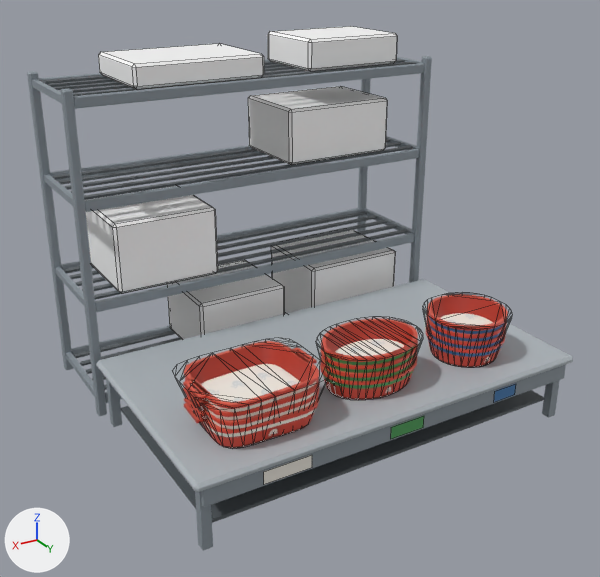
The Blender file art/blender/box_shelf.blend: old version first, new version second.
The view is the same before and after, from a 50 mm camera at (1.78, 3.2, 2.01) aimed at (0.06, 0.33, 0.57). Lighting does not change. The marker at lower left points along +X, +Y and +Z. The first picture is the older version. Mesh edges are drawn as thin lines on the coarser meshes.

The scene before the commit, as lines of its bpy script (objects in view):
```python
me_hull_small_001 = bpy.data.meshes.new('hull_small.001')
me_hull_small_001.from_pydata(...)  # 64 vertices, 124 faces; spans x -0.184..0.184, y -0.184..0.184, z 0.0..0.203
me_hull_small_001.materials.append(mat_mat_outline_hull)  # red #c83f30
me_stack_medium = bpy.data.meshes.new('stack_medium')
me_stack_medium.from_pydata(...)  # 783 vertices, 678 faces; spans x -0.21..0.21, y 0.62..0.94, z 0.31..0.513
# faces by material slot: [288, 390]
me_stack_medium.materials.append(mat_mat_plastic_red)  # its picture is missing
me_stack_medium.materials.append(mat_atlas_box)
me_stack_small = bpy.data.meshes.new('stack_small')
me_stack_small.from_pydata(...)  # 783 vertices, 678 faces; spans x -0.68..-0.34, y 0.61..0.95, z 0.31..0.513
# faces by material slot: [288, 390]
me_stack_small.materials.append(mat_mat_plastic_red)  # its picture is missing
me_stack_small.materials.append(mat_atlas_box)
ob_hull_small = bpy.data.objects.new('hull_small', me_hull_small_001)
ob_hull_small.parent = ob_outlinehull
ob_hull_small.location = (-0.51, 0.78, 0.31)
ob_stack_medium = bpy.data.objects.new('stack_medium', me_stack_medium)
ob_stack_medium.parent = ob_box_shelf
ob_stack_medium.location = (0.0, 0.0, 0.0)
ob_stack_small = bpy.data.objects.new('stack_small', me_stack_small)
ob_stack_small.parent = ob_box_shelf
ob_stack_small.location = (0.0, 0.0, 0.0)
# also in view: 'labels' at (0.03, 1.05, 0.24); 'hull_large' at (0.54, 0.78, 0.41); 'hull_medium' at (0.0, 0.78, 0.41); 'stack_large' at (0.54, 0.78, 0.41); 'cartons' at (-0.02, -0.28, 0.83)
```
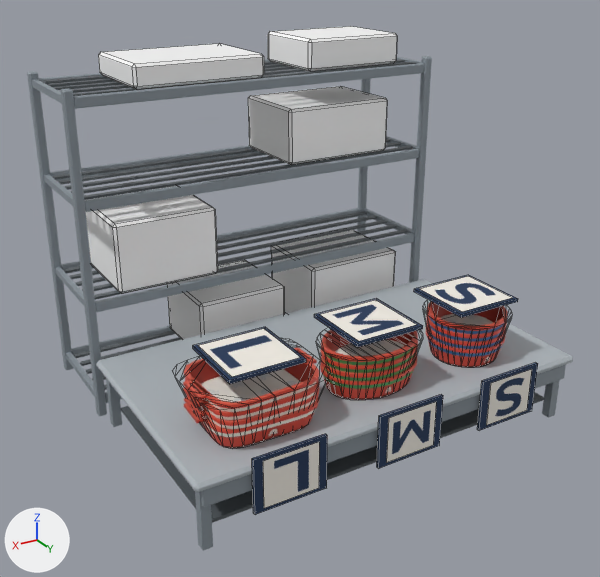
Diff of the bpy script that builds the scene:
```diff
--- a/art/blender/box_shelf.blend.py
+++ b/art/blender/box_shelf.blend.py
@@ ob_racktopletter_large @@
+ob_racktopletter_large = bpy.data.objects.new('RackTopLetter_large', me_plane_005)  # 4 vertices, 1 face; spans x -0.14..0.14, y -0.14..0.14, z 0.0; in mat_rack_size_signs (picture img_rack_size_signs)
+ob_racktopletter_large.parent = ob_box_shelf
+ob_racktopletter_large.location = (0.536, 0.76, 0.585)
@@ ob_racktoppanel_large @@
+ob_racktoppanel_large = bpy.data.objects.new('RackTopPanel_large', me_cube_005)  # a box spanning x -0.155..0.155, y -0.155..0.155, z -0.007..0.007; in mat_rack_size_signs (picture img_rack_size_signs)
+ob_racktoppanel_large.parent = ob_box_shelf
+ob_racktoppanel_large.location = (0.536, 0.76, 0.575)
@@ ob_sizefront_large @@
+ob_sizefront_large = bpy.data.objects.new('SizeFront_large', me_plane_004)  # 4 vertices, 1 face; spans x -0.115..0.115, y 0.0, z -0.1..0.1; in mat_rack_size_signs (picture img_rack_size_signs)
+ob_sizefront_large.parent = ob_box_shelf
+ob_sizefront_large.location = (0.536, 1.072, 0.23)
@@ ob_sizepanel_large @@
+ob_sizepanel_large = bpy.data.objects.new('SizePanel_large', me_cube_004)  # a box spanning x -0.15..0.15, y -0.006..0.006, z -0.115..0.115; in mat_rack_size_signs (picture img_rack_size_signs)
+ob_sizepanel_large.parent = ob_box_shelf
+ob_sizepanel_large.location = (0.536, 1.064, 0.23)
@@ ob_racktopletter_medium @@
+ob_racktopletter_medium = bpy.data.objects.new('RackTopLetter_medium', me_plane_003)  # 4 vertices, 1 face; spans x -0.14..0.14, y -0.14..0.14, z 0.0; in mat_rack_size_signs (picture img_rack_size_signs)
+ob_racktopletter_medium.parent = ob_box_shelf
+ob_racktopletter_medium.location = (0.0, 0.76, 0.585)
@@ ob_racktoppanel_medium @@
+ob_racktoppanel_medium = bpy.data.objects.new('RackTopPanel_medium', me_cube_005.copy())
+ob_racktoppanel_medium.parent = ob_box_shelf
+ob_racktoppanel_medium.location = (0.0, 0.76, 0.575)
@@ ob_sizefront_medium @@
+ob_sizefront_medium = bpy.data.objects.new('SizeFront_medium', me_plane_002)  # 4 vertices, 1 face; spans x -0.115..0.115, y 0.0, z -0.1..0.1; in mat_rack_size_signs (picture img_rack_size_signs)
+ob_sizefront_medium.parent = ob_box_shelf
+ob_sizefront_medium.location = (0.0, 1.072, 0.23)
@@ ob_sizepanel_medium @@
+ob_sizepanel_medium = bpy.data.objects.new('SizePanel_medium', me_cube_004.copy())
+ob_sizepanel_medium.parent = ob_box_shelf
+ob_sizepanel_medium.location = (0.0, 1.064, 0.23)
@@ ob_racktopletter_small @@
+ob_racktopletter_small = bpy.data.objects.new('RackTopLetter_small', me_plane_001)  # 4 vertices, 1 face; spans x -0.14..0.14, y -0.14..0.14, z 0.0; in mat_rack_size_signs (picture img_rack_size_signs)
+ob_racktopletter_small.parent = ob_box_shelf
+ob_racktopletter_small.location = (-0.51, 0.76, 0.585)
@@ ob_racktoppanel_small @@
+ob_racktoppanel_small = bpy.data.objects.new('RackTopPanel_small', me_cube_005.copy())
+ob_racktoppanel_small.parent = ob_box_shelf
+ob_racktoppanel_small.location = (-0.51, 0.76, 0.575)
@@ ob_sizefront_small @@
+ob_sizefront_small = bpy.data.objects.new('SizeFront_small', me_plane)  # 4 vertices, 1 face; spans x -0.115..0.115, y 0.0, z -0.1..0.1; in mat_rack_size_signs (picture img_rack_size_signs)
+ob_sizefront_small.parent = ob_box_shelf
+ob_sizefront_small.location = (-0.51, 1.072, 0.23)
@@ ob_sizepanel_small @@
+ob_sizepanel_small = bpy.data.objects.new('SizePanel_small', me_cube_004.copy())
+ob_sizepanel_small.parent = ob_box_shelf
+ob_sizepanel_small.location = (-0.51, 1.064, 0.23)
```

Location of each change, [x1, y1, x2, y2] in pixels of the pictures (600 x 577 px):
'RackTopLetter_large', added: after [198, 329, 300, 377]
'SizeFront_large', added: after [263, 442, 319, 508]
'RackTopLetter_medium', added: after [320, 300, 417, 341]
'SizeFront_medium', added: after [386, 402, 436, 463]
'RackTopLetter_small', added: after [419, 276, 513, 312]
'SizeFront_small', added: after [486, 369, 532, 425]
'SizePanel_large', added (blue): after [252, 434, 327, 515]
'SizePanel_medium', added (blue): after [377, 394, 443, 468]
'SizePanel_small', added (blue): after [477, 363, 538, 431]
'RackTopPanel_large', added (blue): after [193, 327, 306, 384]
'RackTopPanel_medium', added (blue): after [314, 298, 423, 347]
'RackTopPanel_small', added (blue): after [414, 275, 518, 318]
